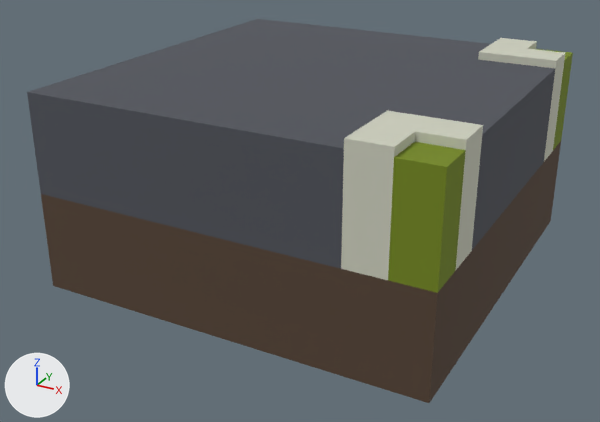
The COLLADA model src/objects/landscape/runway-grass-street.dae, before and after one commit.
Camera for both pictures: a 50 mm lens placed at (4.65, -9.08, 5.06), pointed at (-0.13, -0.37, 0.71). Every picture has the same lights, and +X, +Y and +Z are marked at lower left. Vertices at the same position are counted once.

In view in the first picture: 'street.1'.
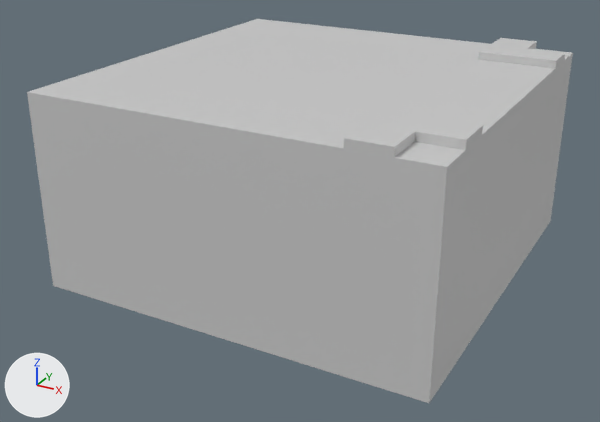
Where the change shows, as pixel boxes [x1, y1, x2, y2] in the pictures (600 x 422 px):
```json
{"part": 1, "of": "me_street_1", "change": "recoloured", "before": [27, 19, 555, 269], "after": [27, 19, 555, 269]}
{"part": 2, "of": "me_street_1", "change": "recoloured", "before": [341, 38, 565, 280], "after": [341, 38, 565, 280]}
{"part": 3, "of": "me_street_1", "change": "recoloured", "before": [388, 49, 573, 293], "after": [388, 49, 573, 293], "on screen": "green to grey"}
{"part": 4, "of": "me_street_1", "change": "recoloured", "before": [41, 141, 561, 403], "after": [41, 141, 561, 403], "on screen": "brown to grey"}
```

Scene script edits in JSON lines:
```json
{"op": "add", "block": "mat_mat", "code": ["mat_mat = principled_material('Mat')", "mat_mat.base_color = (0.604, 0.604, 0.604)  # light grey #cccccc", "mat_mat.roughness = 0.42"]}
{"block": "me_street_1", "where": "me_street_1.from_pydata(...)  # 52 vertices, 54 faces; spans x -2.5..2.5, y -2.5..2.5, z 0.0..2.6"}
{"block": "me_street_1", "where": "# used by ob_street_1; location = (0.0, 0.0, 0.0)"}
{"block": "me_street_1", "change": "me_street_1 part 1: all 12 faces that had it switch from mat_street (dark grey #50535b) to mat_mat (light grey #cccccc)"}
{"block": "me_street_1", "change": "me_street_1 part 2: all 24 faces that had it switch from mat_street_boundary (light grey #ced0bf) to mat_mat (light grey #cccccc)"}
{"block": "me_street_1", "change": "me_street_1 part 3: all 12 faces that had it switch from mat_gras (green #758918) to mat_mat (light grey #cccccc)"}
{"block": "me_street_1", "change": "me_street_1 part 4: all 6 faces that had it switch from mat_dirt (brown #564334) to mat_mat (light grey #cccccc)"}
```
